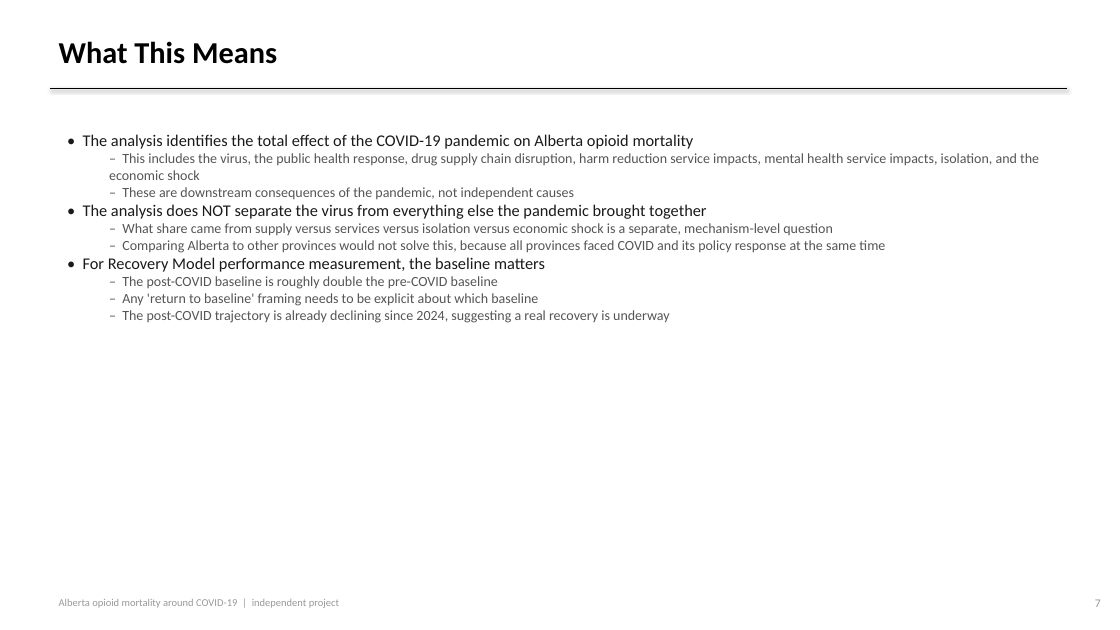
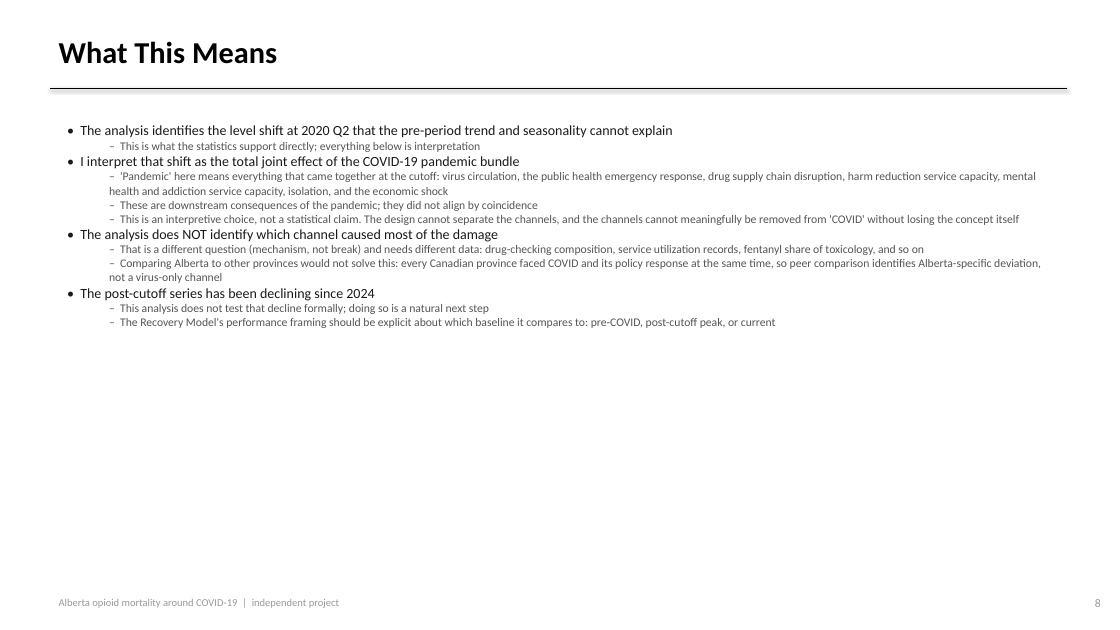
Before and after one commit to Adilbek123/alberta-substance-use-trends, a slide deck: slide 8 of slides.pptx (slide 7 before the commit). Drawn at 1120x630 pixels with LibreOffice and Linux fonts; fonts in the diff are those of the drawing. Boxes give left, top, right and bottom in pixels: in the first picture for what was removed or moved away, otherwise in the second. Text is boxed around its words. In the diff, an @@ line names an element or a change of style, - is before the commit and + after.

Commit message:
Add Research Question slide; rewrite slides 5-9 with what/why/so-what bullets; apply econometrist substance review fixes (counterfactual framing, robustness explanations, interpretive-vs-statistical distinction, recovery claim softened)

```diff
--- a/slides.pptx
+++ b/slides.pptx
@@ text at bbox=[80, 125, 1041, 328]: text changed; size 12 to 10 pt @@
-• The analysis identifies the total effect of the COVID-19 pandemic on Alberta opioid mortality
-  – This includes the virus, the public health response, drug supply chain disruption, harm reduction service impacts, mental health service impacts, isolation, and the economic shock
-  – These are downstream consequences of the pandemic, not independent causes
-• The analysis does NOT separate the virus from everything else the pandemic brought together
-  – What share came from supply versus services versus isolation versus economic shock is a separate, mechanism-level question
-  – Comparing Alberta to other provinces would not solve this, because all provinces faced COVID and its policy response at the same time
-• For Recovery Model performance measurement, the baseline matters
-  – The post-COVID baseline is roughly double the pre-COVID baseline
-  – Any 'return to baseline' framing needs to be explicit about which baseline
-  – The post-COVID trajectory is already declining since 2024, suggesting a real recovery is underway
+• The analysis identifies the level shift at 2020 Q2 that the pre-period trend and seasonality cannot explain
+  – This is what the statistics support directly; everything below is interpretation
+• I interpret that shift as the total joint effect of the COVID-19 pandemic bundle
+  – 'Pandemic' here means everything that came together at the cutoff: virus circulation, the public health emergency response, drug supply chain disruption, harm reduction service capacity, mental health and addiction service capacity, isolation, and the economic shock
+  – These are downstream consequences of the pandemic; they did not align by coincidence
+  – This is an interpretive choice, not a statistical claim. The design cannot separate the channels, and the channels cannot meaningfully be removed from 'COVID' without losing the concept itself
+• The analysis does NOT identify which channel caused most of the damage
+  – That is a different question (mechanism, not break) and needs different data: drug-checking composition, service utilization records, fentanyl share of toxicology, and so on
+  – Comparing Alberta to other provinces would not solve this: every Canadian province faced COVID and its policy response at the same time, so peer comparison identifies Alberta-specific deviation, not a virus-only channel
+• The post-cutoff series has been declining since 2024
+  – This analysis does not test that decline formally; doing so is a natural next step
+  – The Recovery Model's performance framing should be explicit about which baseline it compares to: pre-COVID, post-cutoff peak, or current
@@ text at bbox=[1095, 599, 1101, 607]: text changed @@
-7
+8
```
Also in this commit, not shown: 6 other slides changed, 1 slide added, 4 other files.
